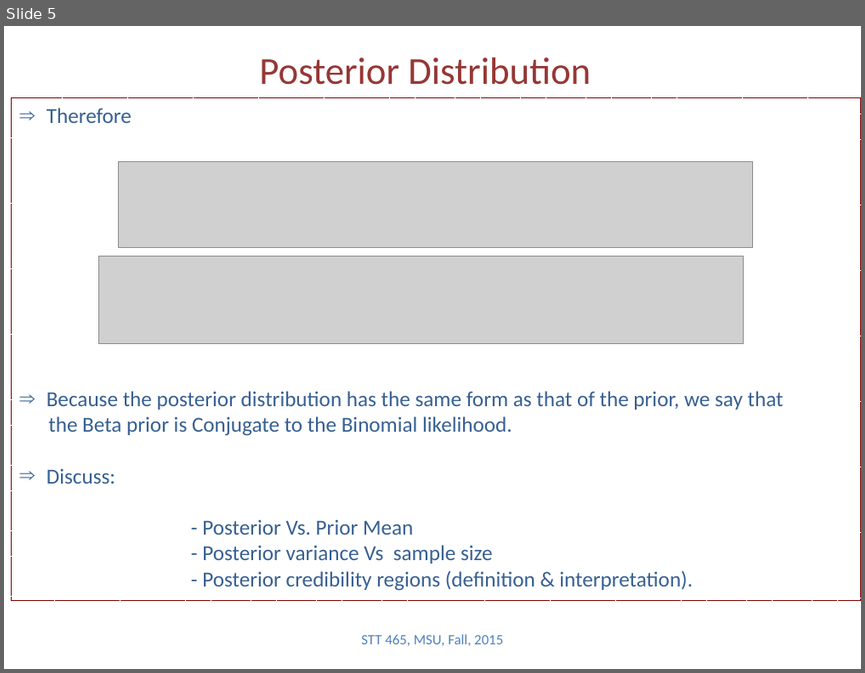
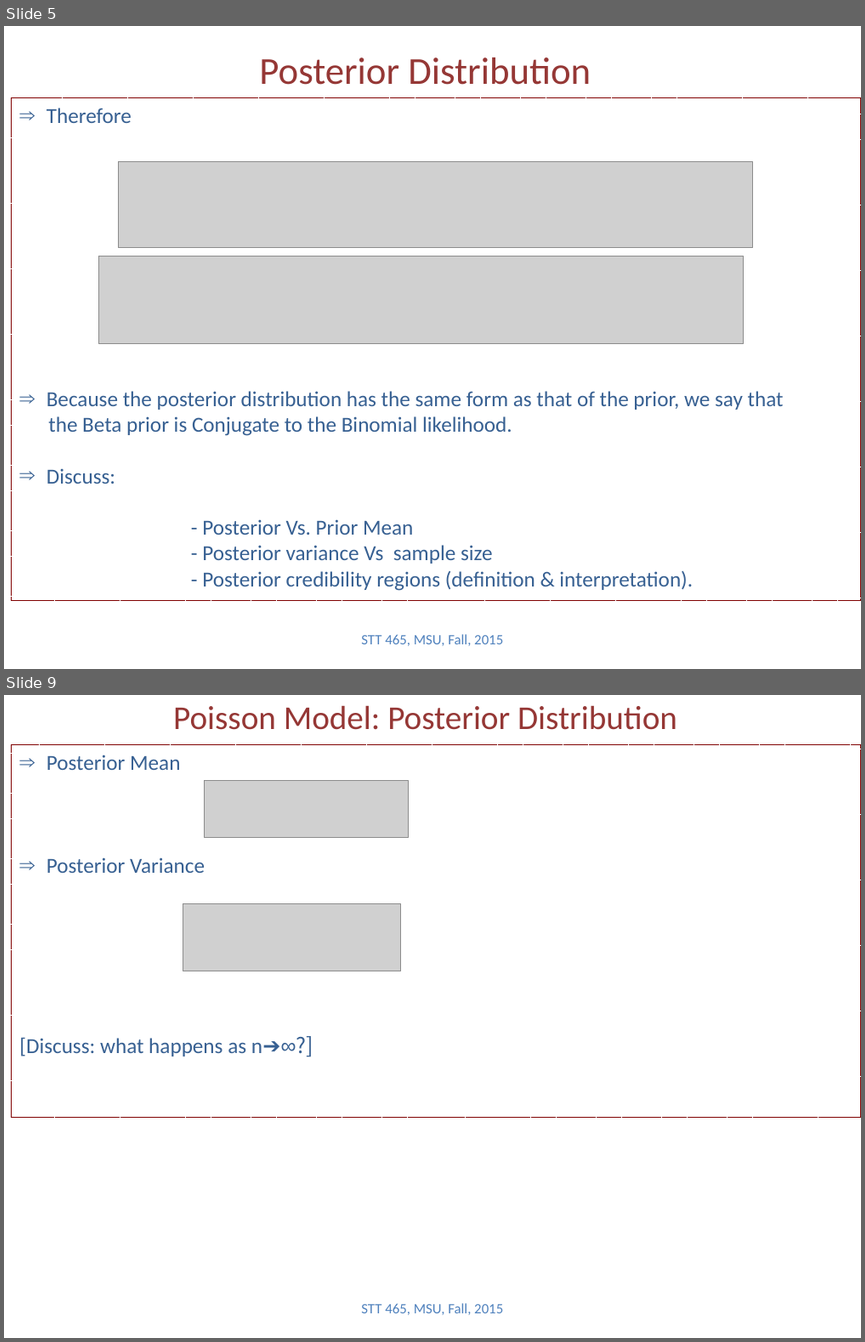
Before and after one commit to Boukos/STT465, a slide deck: STT465_3.pptx. Shown one above the other, each under a label of ours: slide 5 before the commit, slides 5 and 9 after it; the slides between them are not shown. The pictures are 865x673 and 865x1342 pixels, drawn with LibreOffice and Linux fonts; fonts in the diff are those of the drawing; grey boxes stand for pictures. Boxes give left, top, right and bottom in pixels: in the first picture for what was removed or moved away, otherwise in the second. Text is boxed around its words. In the diff, an @@ line names an element or a change of style, - is before the commit and + after.

```diff
--- a/STT465_3.pptx
+++ b/STT465_3.pptx
@@ slide 9 added at [4,695,861,1338], background #FFFFFF @@
@@ title added at [173,705,677,730], 28 pt, text #953735 @@
+Poisson Model: Posterior Distribution
@@ rectangle added at [11,744,861,1117], outline #800000 0.75 pt dashed, 18 pt, text #376092 @@
+⇒ Posterior Mean
+⇒ Posterior Variance
+[Discuss: what happens as n➔∞?]
@@ picture added at [204,781,409,837] @@
@@ picture added at [183,904,401,972] @@
@@ text added at [361,1303,503,1315], 12 pt, text #4F81BD @@
+STT 465, MSU, Fall, 2015
```
Also in this commit, not shown: 3 slides changed, 1 other slide added, 1 other file.
